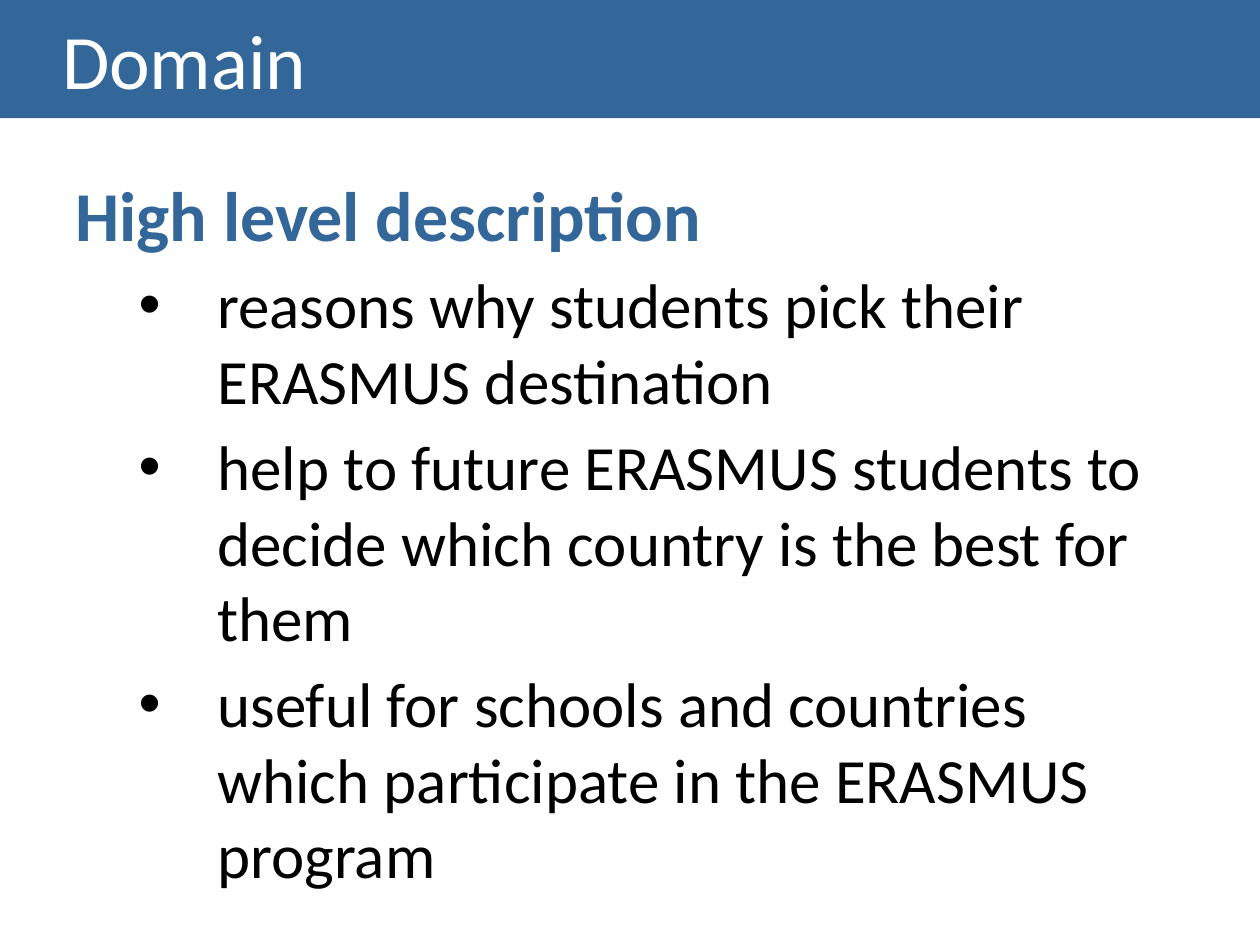
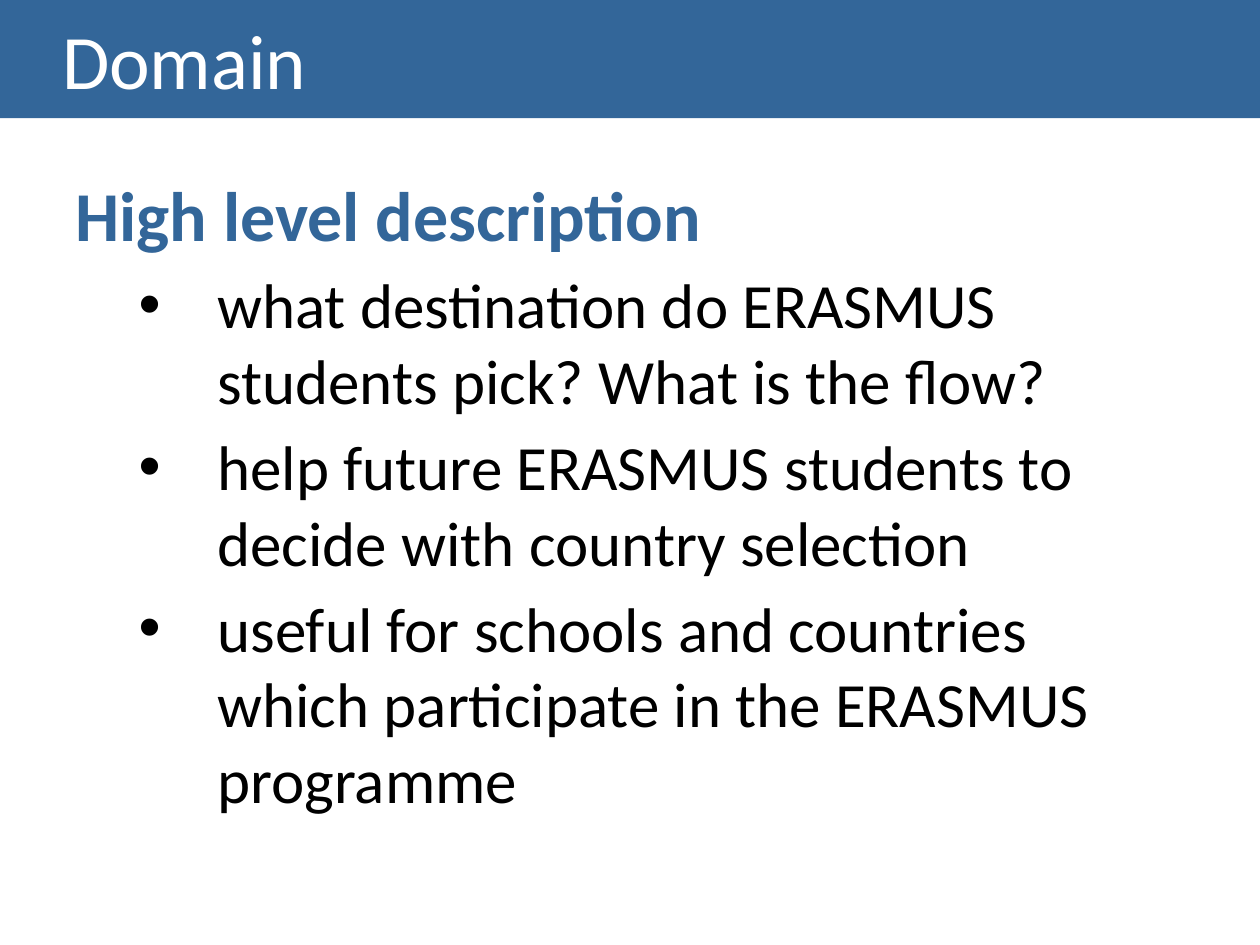
Before and after one commit to mskl/VI13, a slide deck: slide 3 of LAB2.pptx. Drawn at 1260x945 pixels with LibreOffice and Linux fonts; fonts in the diff are those of the drawing. Boxes give left, top, right and bottom in pixels: in the first picture for what was removed or moved away, otherwise in the second. Text is boxed around its words. In the diff, an @@ line names an element or a change of style, - is before the commit and + after.

Commit message:
Updated the presentation

```diff
--- a/LAB2.pptx
+++ b/LAB2.pptx
@@ text at box(217, 284, 1088, 814): text changed @@
-  • reasons why students pick their ERASMUS destination
-  • help to future ERASMUS students to decide which country is the best for them
-  • useful for schools and countries which participate in the ERASMUS program
+  • what destination do ERASMUS students pick? What is the flow?
+  • help future ERASMUS students to decide with country selection
+  • useful for schools and countries which participate in the ERASMUS programme
```
Also in this commit, not shown: 5 other slides changed, 1 other file.
